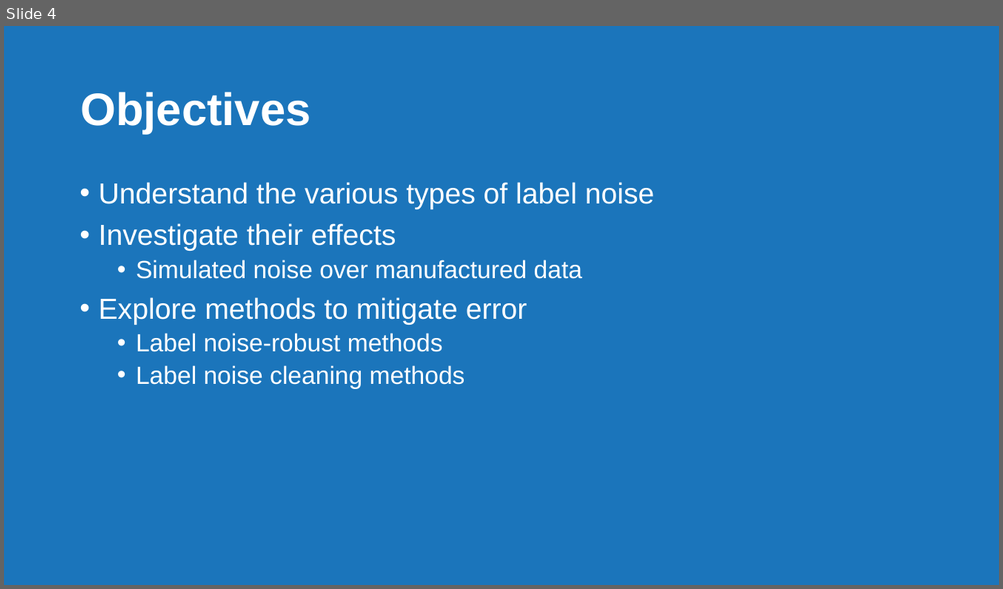
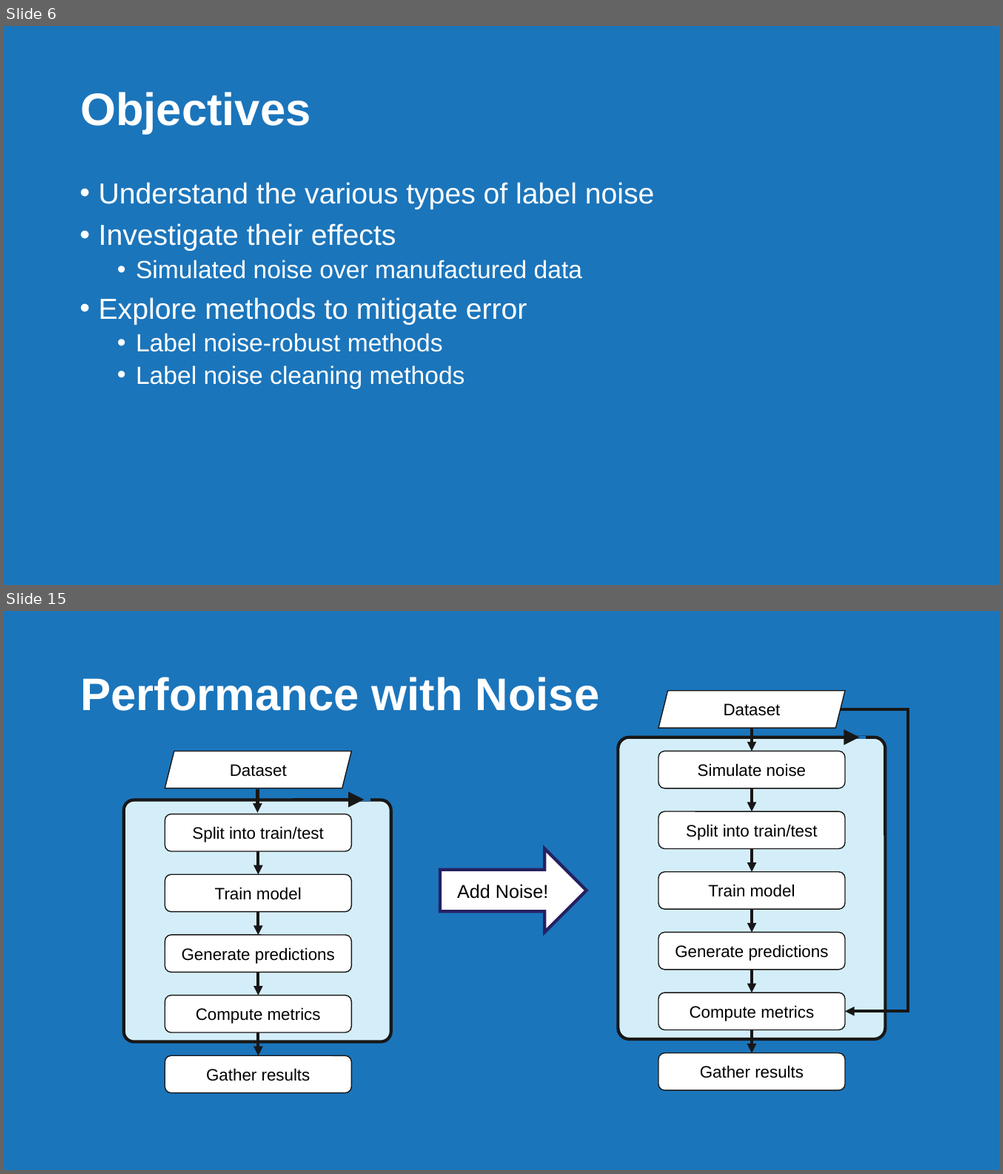
Before and after one commit to jkingphd/label_noise, a slide deck: ntc_analytics_summit_king.pptx. Shown one above the other, each under a label of ours: slide 4 before the commit, slides 6 and 15 after it; the slides between them are not shown. The pictures are 1003x589 and 1003x1174 pixels, drawn with LibreOffice and Linux fonts; fonts in the diff are those of the drawing. Boxes give left, top, right and bottom in pixels: in the first picture for what was removed or moved away, otherwise in the second. Text is boxed around its words. In the diff, an @@ line names an element or a change of style, - is before the commit and + after.

```diff
--- a/ntc_analytics_summit_king.pptx
+++ b/ntc_analytics_summit_king.pptx
@@ slide 15 added at (4, 611, 999, 1170), background #1B75BB @@
@@ title added at (80, 677, 600, 711), 44 pt, text #FFFFFF, bold @@
+Performance with Noise
@@ group added at (618, 691, 908, 1091): 7 rounded rectangles, 7 arrows, 1 parallelogram, 1 line, 1 elbow arrow @@
+Dataset
+Simulate noise
+Split into train/test
+Train model
+Generate predictions
+Compute metrics
+Gather results
@@ group added at (123, 752, 390, 1093): 6 rounded rectangles, 6 arrows, 1 parallelogram, 1 line @@
+Dataset
+Split into train/test
+Train model
+Generate predictions
+Compute metrics
+Gather results
@@ right arrow added at (440, 849, 586, 933), fill #FFFFFF, outline #262162 3 pt, 18 pt, text #000000 @@
+Add Noise!
@@ what was slide 4 is now slide 6 @@
```
Also in this commit, not shown: 2 slides changed, 43 other slides added, 4 slides removed, 6 other files.
